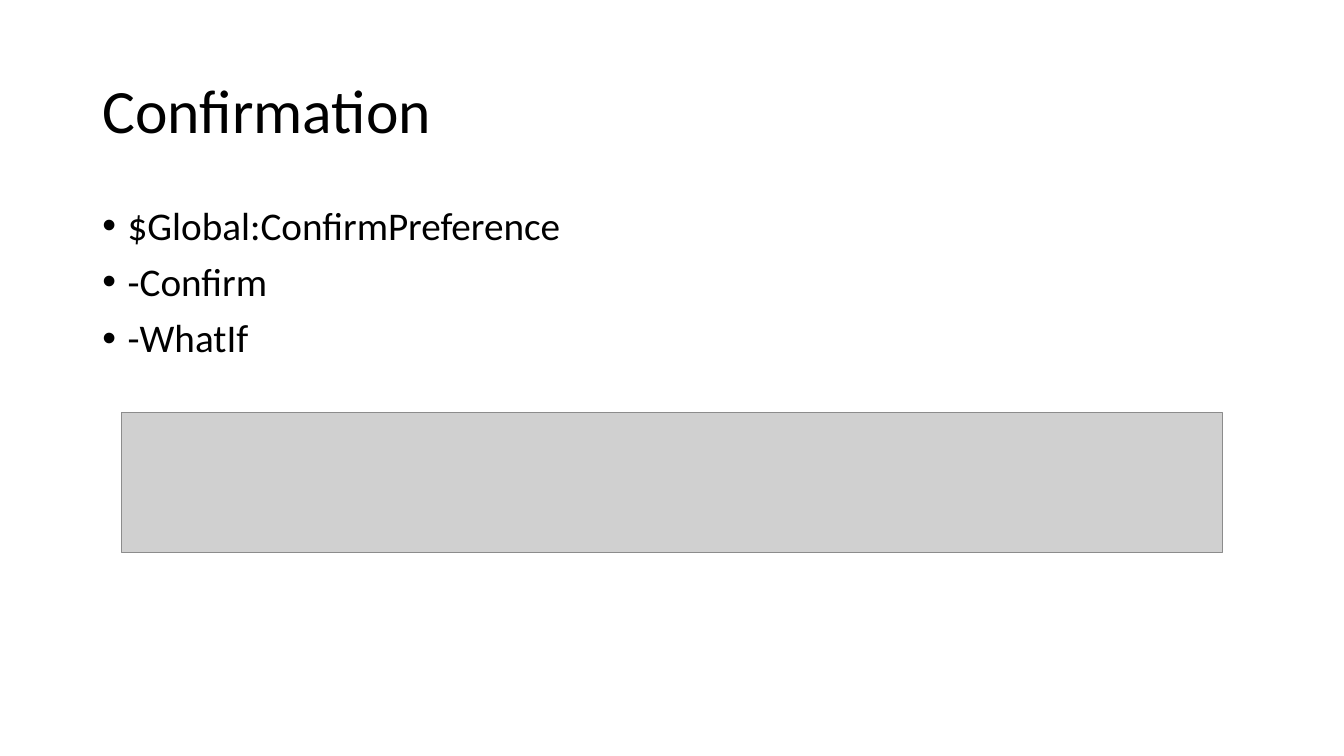
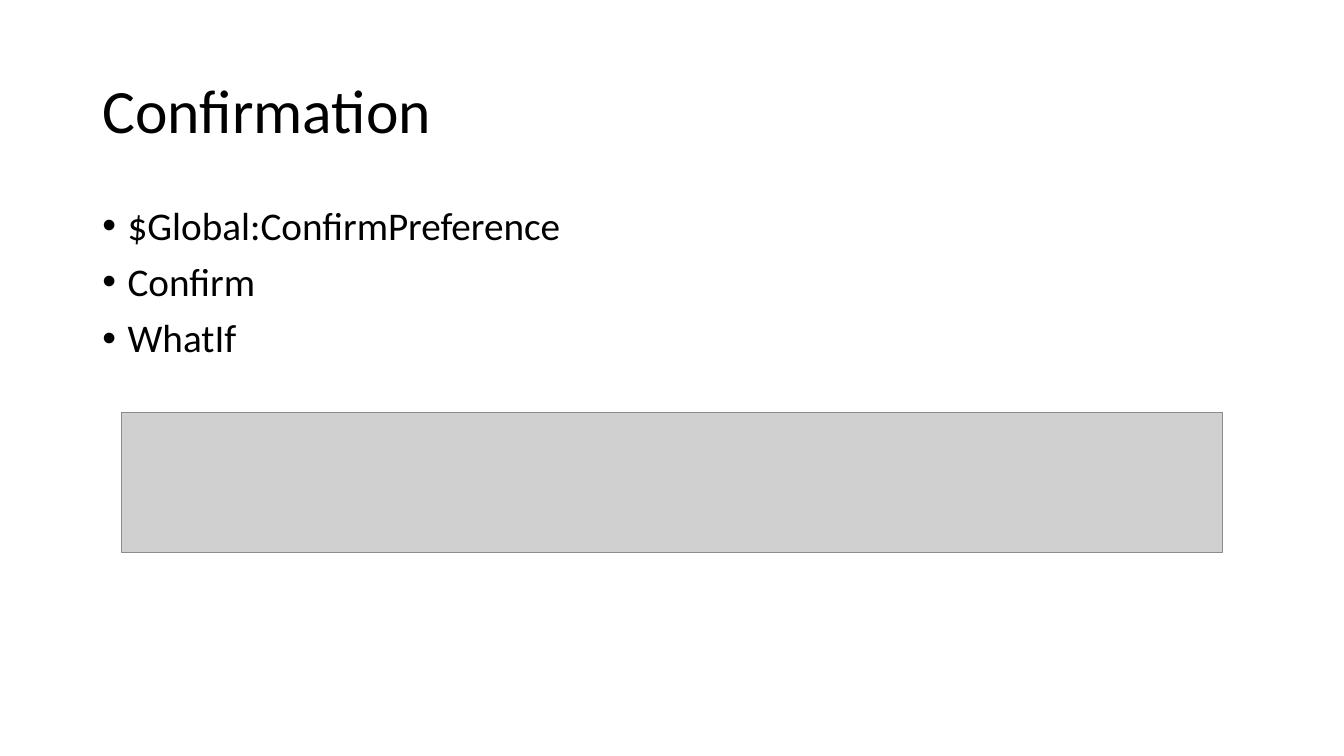
Before and after one commit to adamdriscoll/Presentations, a slide deck: slide 8 of IVNUA/3 - PowerShell Advanced Scripting/PowerShell Advanced Scripting.pptx. Drawn at 1344x756 pixels with LibreOffice and Linux fonts; fonts in the diff are those of the drawing; grey boxes stand for pictures; background and template pictures are left out. Boxes give left, top, right and bottom in pixels: in the first picture for what was removed or moved away, otherwise in the second. Text is boxed around its words. In the diff, an @@ line names an element or a change of style, - is before the commit and + after.

```diff
--- a/IVNUA/3 - PowerShell Advanced Scripting/PowerShell Advanced Scripting.pptx
+++ b/IVNUA/3 - PowerShell Advanced Scripting/PowerShell Advanced Scripting.pptx
@@ text at (x1=128, y1=269, x2=255, y2=353): text changed @@
-• -Confirm
-• -WhatIf
+• Confirm
+• WhatIf
```
Also in this commit, not shown: 6 other slides changed, 2 other files.
